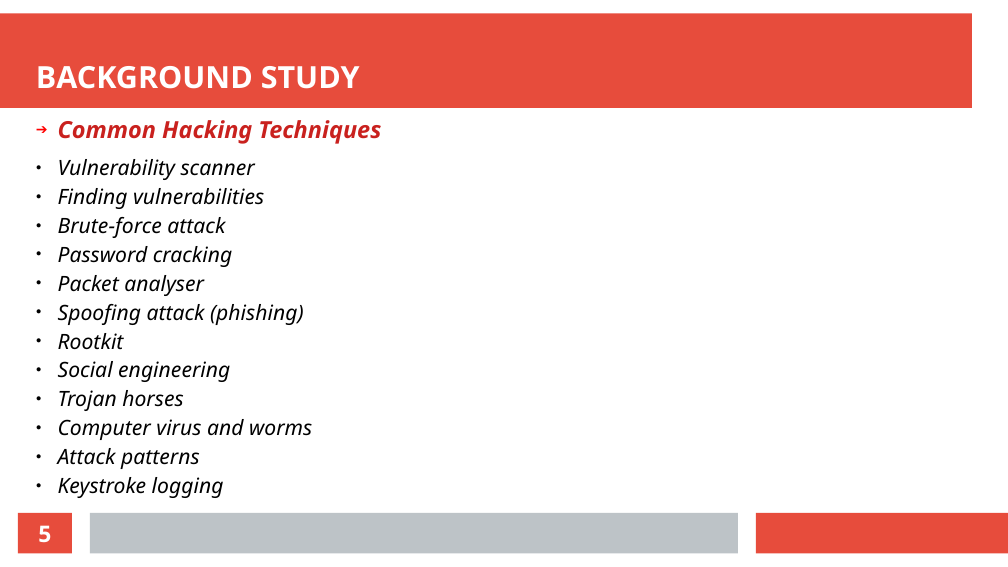
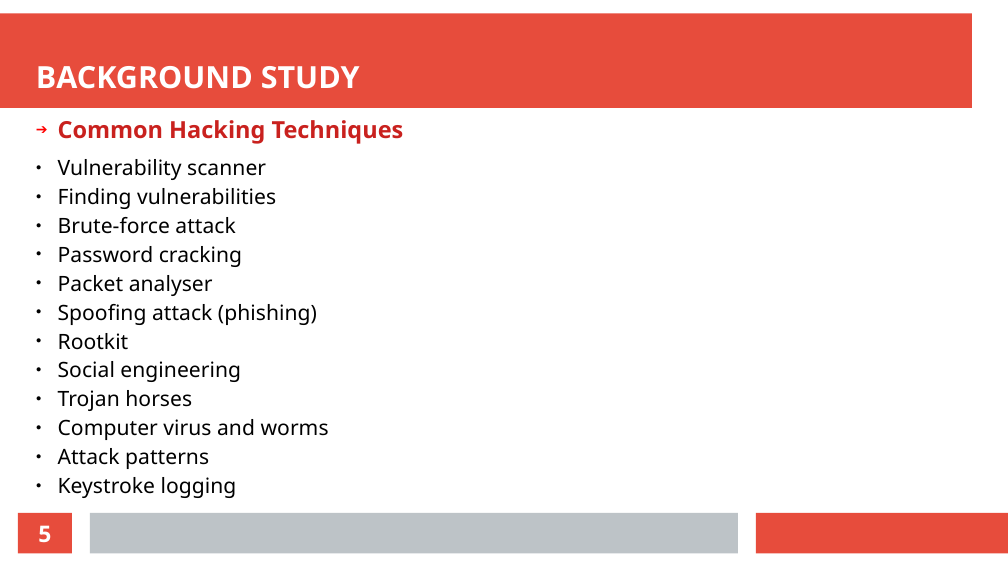
Before and after one commit to Kiran-Sayi/Kiran-Sayi.github.io, a slide deck: slide 5 of Seminar_Kiran_Sayi.odp. Drawn at 1008x567 pixels with LibreOffice and Linux fonts; fonts in the diff are those of the drawing. Boxes give left, top, right and bottom in pixels: in the first picture for what was removed or moved away, otherwise in the second. Text is boxed around its words. In the diff, an @@ line names an element or a change of style, - is before the commit and + after.

```diff
--- a/Seminar_Kiran_Sayi.odp
+++ b/Seminar_Kiran_Sayi.odp
@@ text "Common Hacking Techniques" at [58,120,404,498]: italic off @@
```
Also in this commit, not shown: 2 other slides changed, 6 other files.
